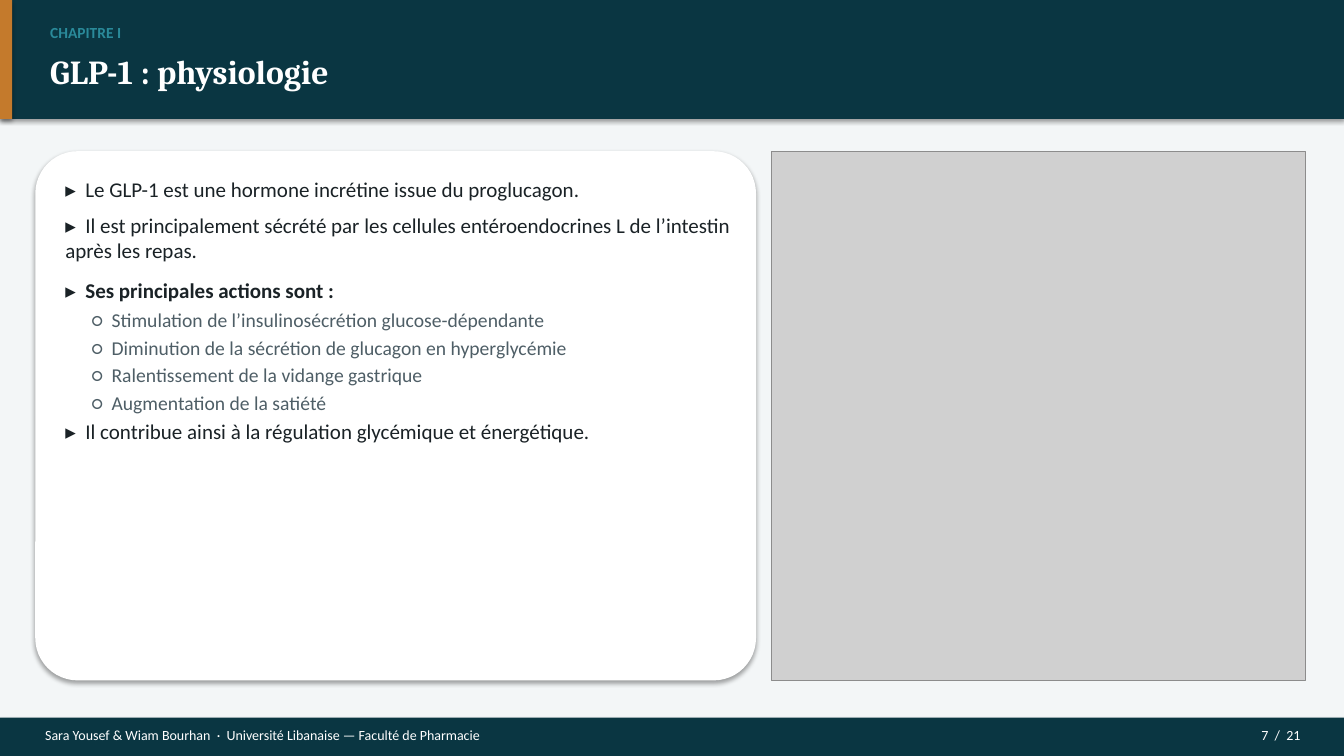
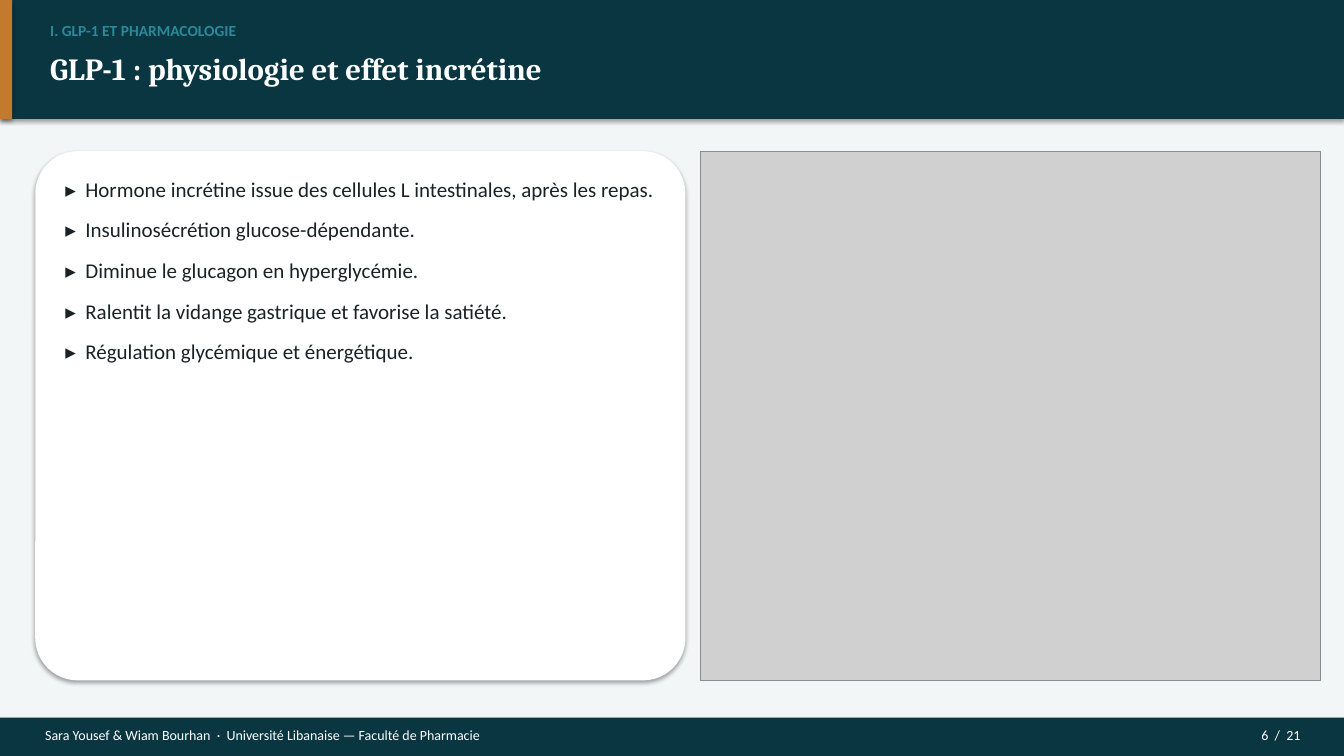
Before and after one commit to Mashtal-Platform/mashtal-platform, a slide deck: slide 6 of docs/presentation/Soutenance_GLP1_Parkinson.pptx (slide 7 before the commit). Drawn at 1344x756 pixels with LibreOffice and Linux fonts; fonts in the diff are those of the drawing; grey boxes stand for pictures. Boxes give left, top, right and bottom in pixels: in the first picture for what was removed or moved away, otherwise in the second. Text is boxed around its words. In the diff, an @@ line names an element or a change of style, - is before the commit and + after.

```diff
--- a/docs/presentation/Soutenance_GLP1_Parkinson.pptx
+++ b/docs/presentation/Soutenance_GLP1_Parkinson.pptx
@@ text at [50,26,236,36]: text changed @@
-CHAPITRE I
+I. GLP-1 ET PHARMACOLOGIE
@@ text at [50,58,541,87]: text changed; size 24 to 22 pt @@
-GLP-1 : physiologie
+GLP-1 : physiologie et effet incrétine
@@ rounded rectangle: place and size @@
-rounded rectangle at [35,151,756,681]
+rounded rectangle at [35,151,686,681]
@@ picture: place and size @@
-picture at [771,151,1306,681]
+picture at [701,151,1321,681]
@@ text at [85,182,653,363]: text changed @@
-▸ Le GLP-1 est une hormone incrétine issue du proglucagon.
-▸ Il est principalement sécrété par les cellules entéroendocrines L de l’intestin après les repas.
-▸ Ses principales actions sont :
-○ Stimulation de l’insulinosécrétion glucose-dépendante
-○ Diminution de la sécrétion de glucagon en hyperglycémie
-○ Ralentissement de la vidange gastrique
-○ Augmentation de la satiété
-▸ Il contribue ainsi à la régulation glycémique et énergétique.
+▸ Hormone incrétine issue des cellules L intestinales, après les repas.
+▸ Insulinosécrétion glucose-dépendante.
+▸ Diminue le glucagon en hyperglycémie.
+▸ Ralentit la vidange gastrique et favorise la satiété.
+▸ Régulation glycémique et énergétique.
@@ text at [1261,730,1300,740]: text changed @@
-7 / 21
+6 / 21
```
Also in this commit, not shown: 13 other slides changed, 7 slides added, 7 slides removed, 22 other files.
